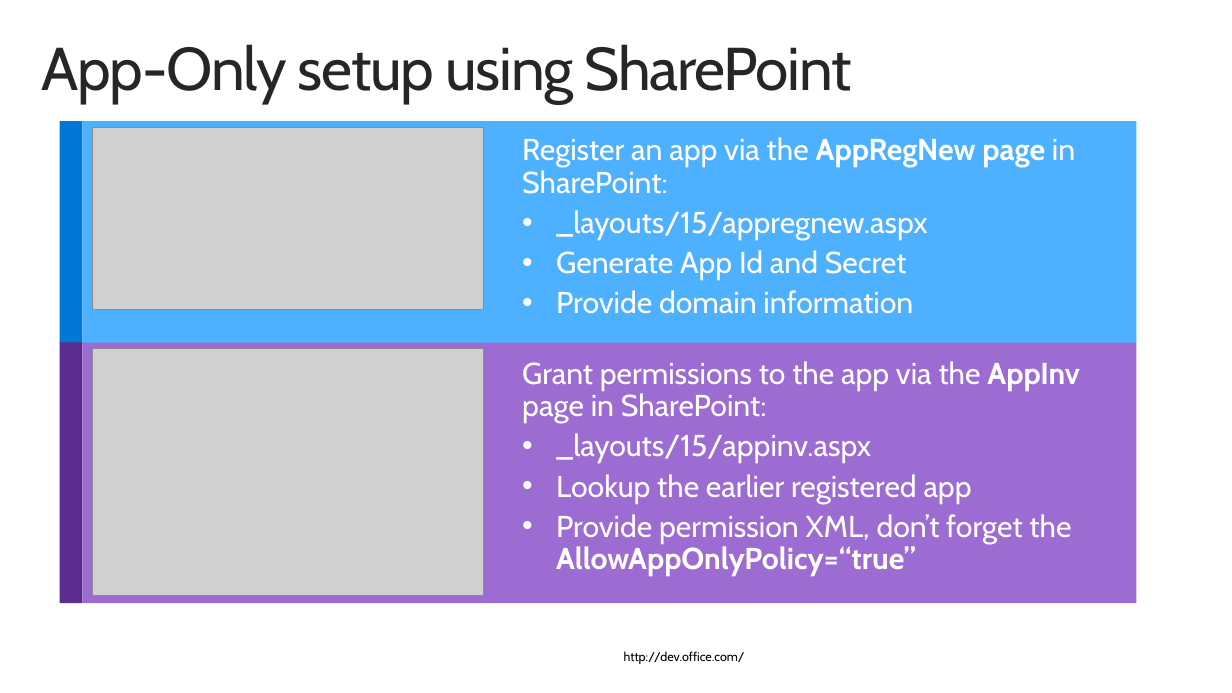
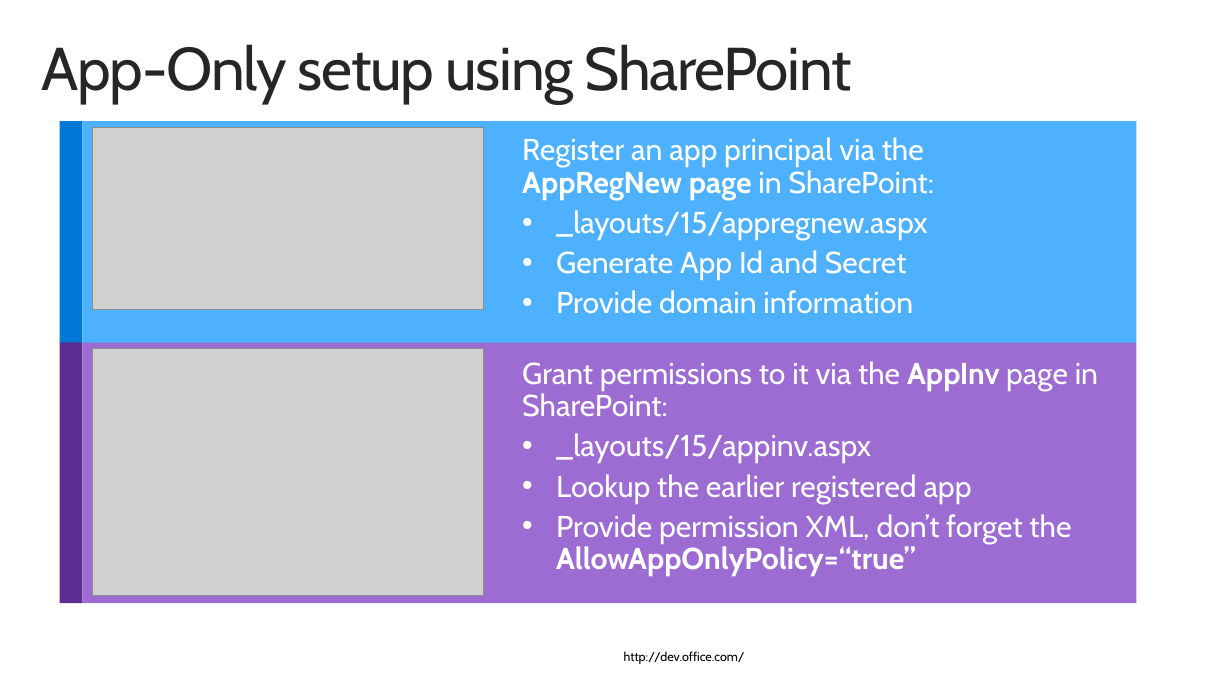
Before and after one commit to andersdissing/spbg-codecamp-pnp-2016, a slide deck: slide 18 of 2 - Basic operations and Authentication Manager.pptx. Drawn at 1232x693 pixels with LibreOffice and Linux fonts; fonts in the diff are those of the drawing; grey boxes stand for pictures; background and template pictures are left out. Boxes give left, top, right and bottom in pixels: in the first picture for what was removed or moved away, otherwise in the second. Text is boxed around its words. In the diff, an @@ line names an element or a change of style, - is before the commit and + after.

```diff
--- a/2 - Basic operations and Authentication Manager.pptx
+++ b/2 - Basic operations and Authentication Manager.pptx
@@ text at [522, 137, 935, 200]: text changed @@
-Register an app via the AppRegNew page in SharePoint:
+Register an app principal via the AppRegNew page in SharePoint:
@@ text at [522, 361, 1098, 417]: text changed @@
-Grant permissions to the app via the AppInv page in SharePoint:
+Grant permissions to it via the AppInv page in SharePoint:
```
Also in this commit, not shown: 2 other slides changed, 1 other file.
